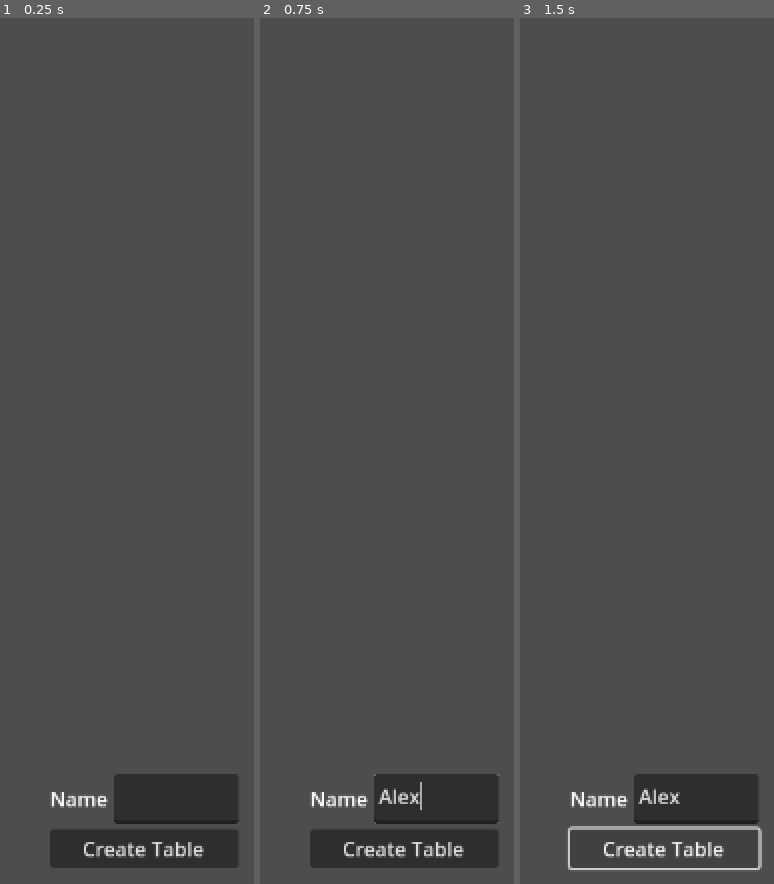
Above: before the commit, frames 1-3 (left to right).
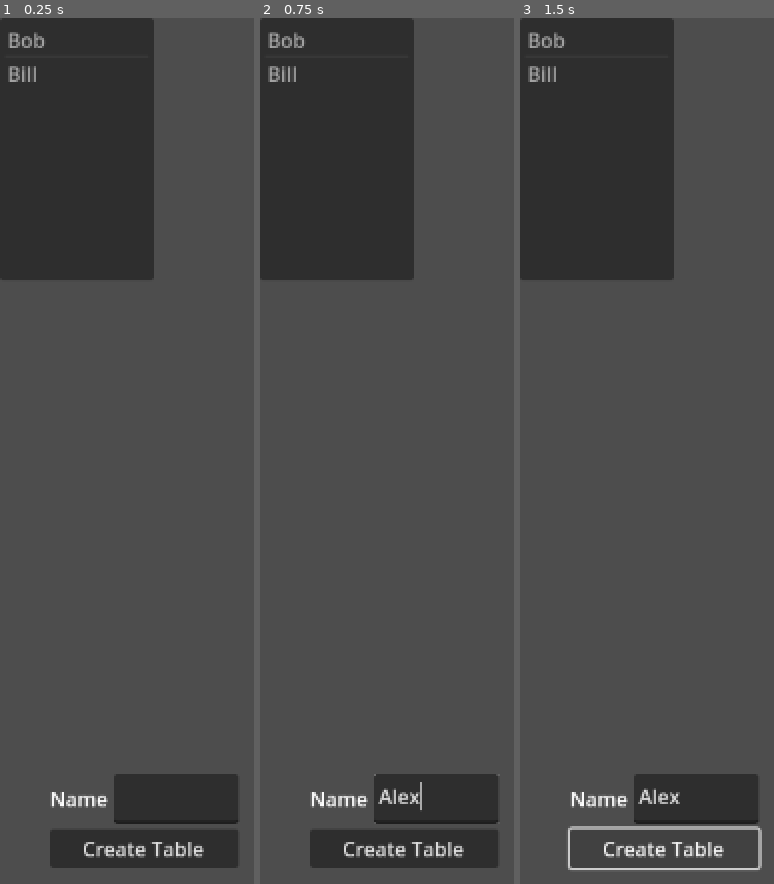
Above: after the commit, the same moments.

Repository: Leenton/uno-platform
Game: Godot game, scene res://entities/lobby/lobby.tscn
Two runs of this game, one before a commit and one after it. Both use one fixed random seed, a clock stepped at 60 frames per second and the inputs below. This scene is started directly instead of the project's main scene.
Inputs (mouse positions are in pixels of both pictures, inside the frame that each line leads up to):
- Up to frame 1 (0.25 s): no input
- Up to frame 2 (0.75 s): click (435, 797) at 0.52 s; type "Alex" at 0.6 s
- Up to frame 3 (1.5 s): click "Create Table" at 1.25 s

The runs differ from the first frame. In frame 1, 18% of the frame differs, in the area x 0-61%, y 0-31%; in frame 2, 18%; in frame 3, 18%.

Commit message:
Disconnect logic seperated

Diff:
--- a/autoloads/server_state.gd
+++ b/autoloads/server_state.gd
@@ -45,6 +45,15 @@
 
 	return connected_players
 
+func get_connected_players_ids() -> Array[int]:
+	var connected_players_ids: Array[int] = []
+	for player_id in players.keys():
+		if players[player_id].connection_status == Player.ConnectionStatus.CONNECTED:
+			connected_players_ids.append(player_id)
+
+	return connected_players_ids
+
+
 func get_disconnected_players() -> Array[Player]:
 	var disconnected_players: Array[Player] = []
 	for player_id in players.keys():
--- a/entities/client/client.gd
+++ b/entities/client/client.gd
@@ -60,6 +60,12 @@
 			player_list.assign(e.payload['players'])
 			ClientState.players = player_list
 
+		Event.Type.PLAYER_CONNECTED:
+			ClientState.players.append(e.payload['name'])
+
+		Event.Type.PLAYER_DISCONNECTED:
+			ClientState.players.remove_at(ClientState.players.find(e.payload['name']))
+
 
 		Event.Type.UPDATE_CLIENT_TABLE_LIST:
 			_update_table_list(e.payload['tables'])
--- a/entities/event/event.gd
+++ b/entities/event/event.gd
@@ -3,6 +3,7 @@
 enum Type {
 	# Server side events
 	PLAYER_CONNECTED,
+	PLAYER_DISCONNECTED,
 	CREATE_TABLE,
 	JOIN_TABLE,
 	SET_RULES,
--- a/entities/lobby-player-list/lobby_player_list.gd
+++ b/entities/lobby-player-list/lobby_player_list.gd
@@ -1,15 +1,13 @@
 extends Node
 
-@onready var player_list_vbox := $VBoxContainer
+@onready var player_item_list := %PlayerItemList
 var player_list = ClientState.players.duplicate(true)
 
 func _process(delta: float) -> void:
 	if (player_list != ClientState.players):
 		player_list = ClientState.players.duplicate(true)
 
-		for child in player_list_vbox.get_children():
-			child.queue_free()
+		player_item_list.clear()
 
 		for player in ClientState.players:
-			#SOmething that creates  an element representing that particular user
-			pass
+			player_item_list.add_icon_item(player)
--- a/entities/lobby-player-list/lobby_player_list.tscn
+++ b/entities/lobby-player-list/lobby_player_list.tscn
@@ -5,5 +5,11 @@
 [node name="LobbyPlayerList" type="Node"]
 script = ExtResource("1_8uwer")
 
-[node name="ItemList" type="ItemList" parent="."]
-offset_right = 40.0
+[node name="PlayerItemList" type="ItemList" parent="."]
+unique_name_in_owner = true
+offset_right = 123.0
+offset_bottom = 210.0
+item_count = 2
+item_0/text = "Bob"
+item_0/selectable = false
+item_1/text = "Bill"
--- a/entities/server/server.gd
+++ b/entities/server/server.gd
@@ -23,8 +23,7 @@
 		# We could tell everyone else who specifically joined/left this will reduce the size of the message sent
 		# And allow clients to be reactive to players disconnecting. (Food for thought)
 		ServerState.players[id].connection_status = Player.ConnectionStatus.DISCONNECTED
-		_update_player_list_for_clients()
-
+		EventBus.push(Event.Type.PLAYER_DISCONNECTED, {'name' = player.name}, ServerState.get_connected_players_ids())
 	else:
 		# TODO: The  player id could not be found in our list of players, this is problem
 		pass
@@ -71,9 +70,9 @@
 
 	# Check if the player name belongs to a disconnected player
 	if existing_player and existing_player.connection_status == Player.ConnectionStatus.DISCONNECTED:
+		EventBus.push(Event.Type.PLAYER_CONNECTED, {'name' = player_name}, ServerState.get_connected_players_ids())
 		existing_player.id = event.source
 		existing_player.connection_status = Player.ConnectionStatus.CONNECTED
-		_update_player_list_for_clients()
 
 		# If the player was in a game, re-add them to it
 		if ServerState.get_player_joined_table(existing_player.name) != '':
@@ -83,17 +82,18 @@
 
 	else:
 		# Add the new player
+		EventBus.push(Event.Type.PLAYER_CONNECTED, {'name' = player_name}, ServerState.get_connected_players_ids())
 		ServerState.players[event.source] = Player.make(player_name, event.source)
-		_update_player_list_for_clients()
-
-	EventBus.push(Event.Type.PLAYER_ENTER_LOBBY, {'tables': ServerState.get_tables_for_lobby_screen()}, [event.source])
-
-func _update_player_list_for_clients():
-	EventBus.push(
-		Event.Type.UPDATE_CLIENT_PLAYER_LIST,
-		{'players': ServerState.get_connected_players().map(func(p : Player): return p.name)},
-		ServerState.get_connected_players().map(func(p : Player) -> int: return p.id)
-	)
+
+	EventBus.push(Event.Type.PLAYER_ENTER_LOBBY, {'tables': ServerState.get_tables_for_lobby_screen(),
+			'players': ServerState.get_connected_players().map(func(p): return p.name)}, [event.source])
+
+#func _update_player_list_for_clients():
+	#EventBus.push(itali
+		#Event.Type.UPDATE_CLIENT_PLAYER_LIST,
+		#{'players': ServerState.get_connected_players().map(func(p : Player): return p.name)},
+		#ServerState.get_connected_players().map(func(p : Player) -> int: return p.id)
+	#)
 
 func _update_table_list_for_clients():
 	EventBus.push(
